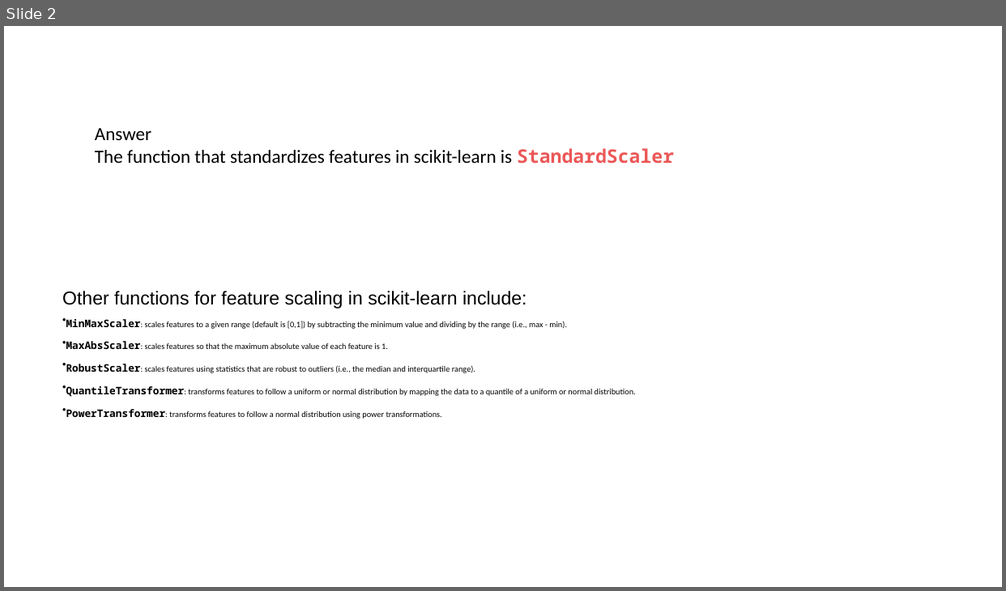
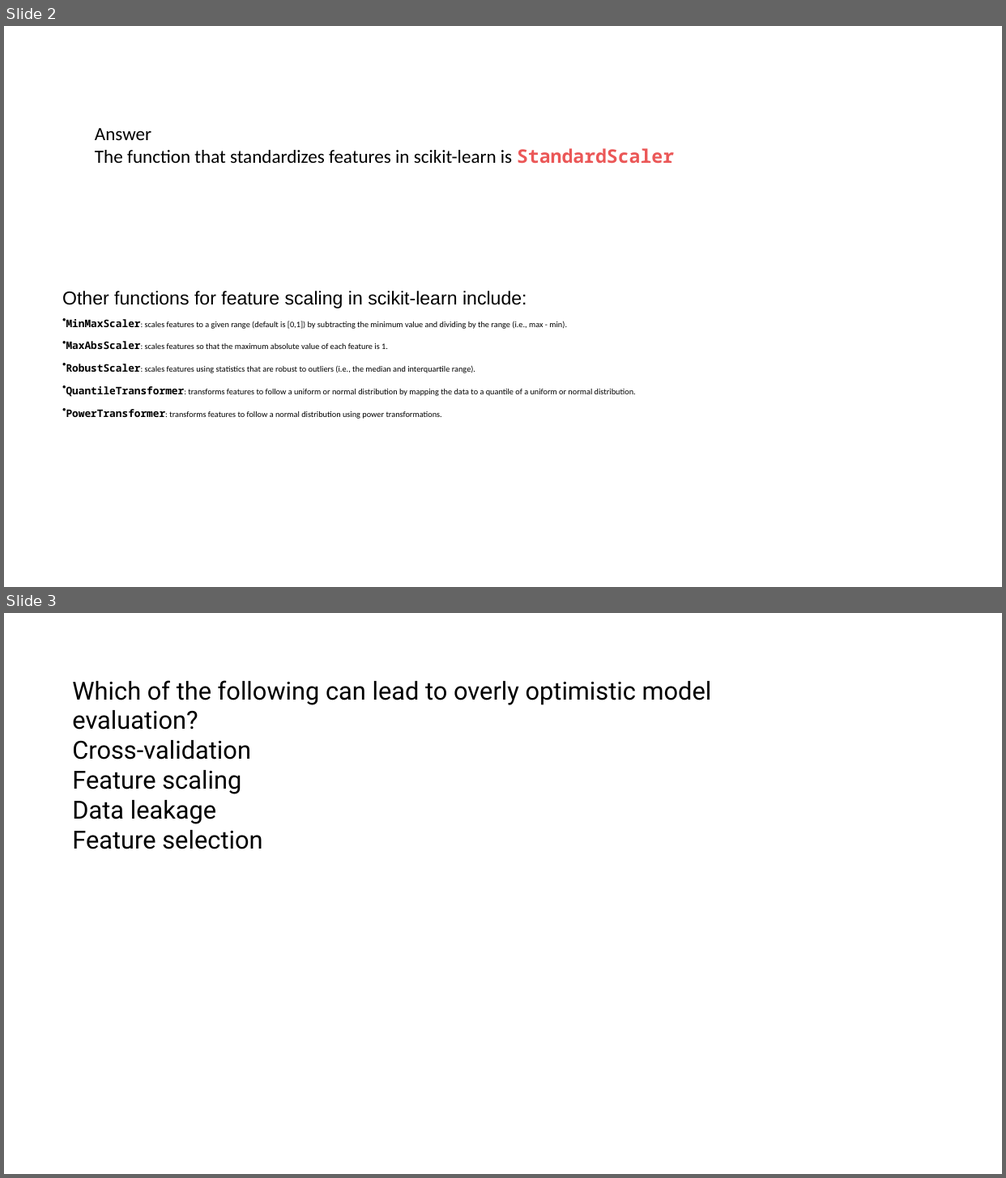
Before and after one commit to Saira55/Machine-Learning-Multiple-Choice-Questions, a slide deck: Machine Learning Quiz Question.pptx. Shown one above the other, each under a label of ours: slide 2 before the commit, slides 2 and 3 after it. The pictures are 1006x591 and 1006x1178 pixels, drawn with LibreOffice and Linux fonts; fonts in the diff are those of the drawing. Boxes give left, top, right and bottom in pixels: in the first picture for what was removed or moved away, otherwise in the second. Text is boxed around its words. In the diff, an @@ line names an element or a change of style, - is before the commit and + after.

```diff
--- a/Machine Learning Quiz Question.pptx
+++ b/Machine Learning Quiz Question.pptx
@@ slide 3 added at bbox=[4, 613, 1002, 1174], background #FFFFFF @@
@@ text added at bbox=[72, 680, 712, 850], 24 pt, text #000000 @@
+Which of the following can lead to overly optimistic model evaluation?
+Cross-validation
+Feature scaling
+Data leakage
+Feature selection
```
Also in this commit, not shown: 1 other slide added.
